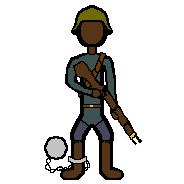
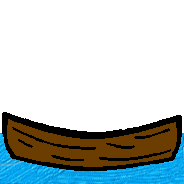
The second 184x184 image is a revision of the first. Changes to its layers:
added group "vehicles" with 15 layers above "soldier" over 0, 5, 184, 184
added layer "canoe" in group "vehicles" over 2, 112, 182, 171
added layer "boat water" in group "vehicles" over 0, 133, 184, 184
hid group "soldier" (22 layers) over 44, 5, 145, 182
hid "slave soldier #0" over 44, 5, 145, 180
